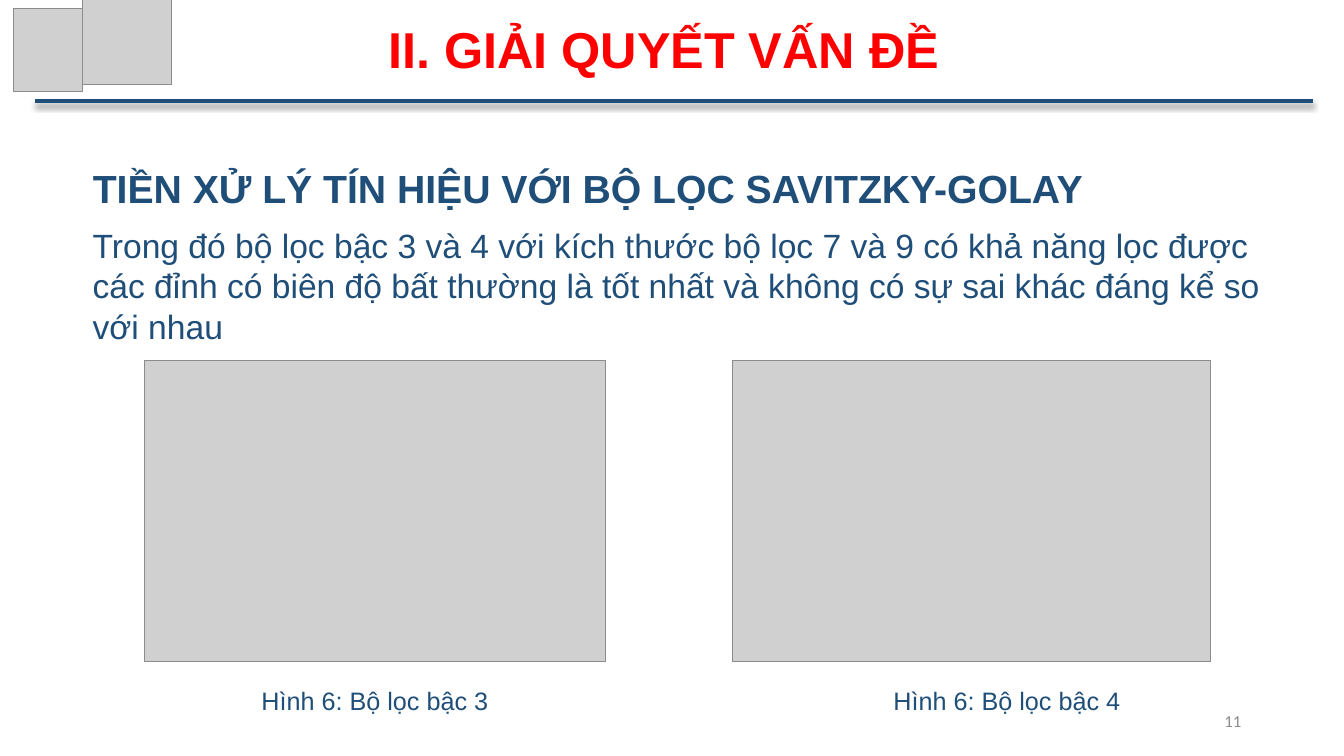
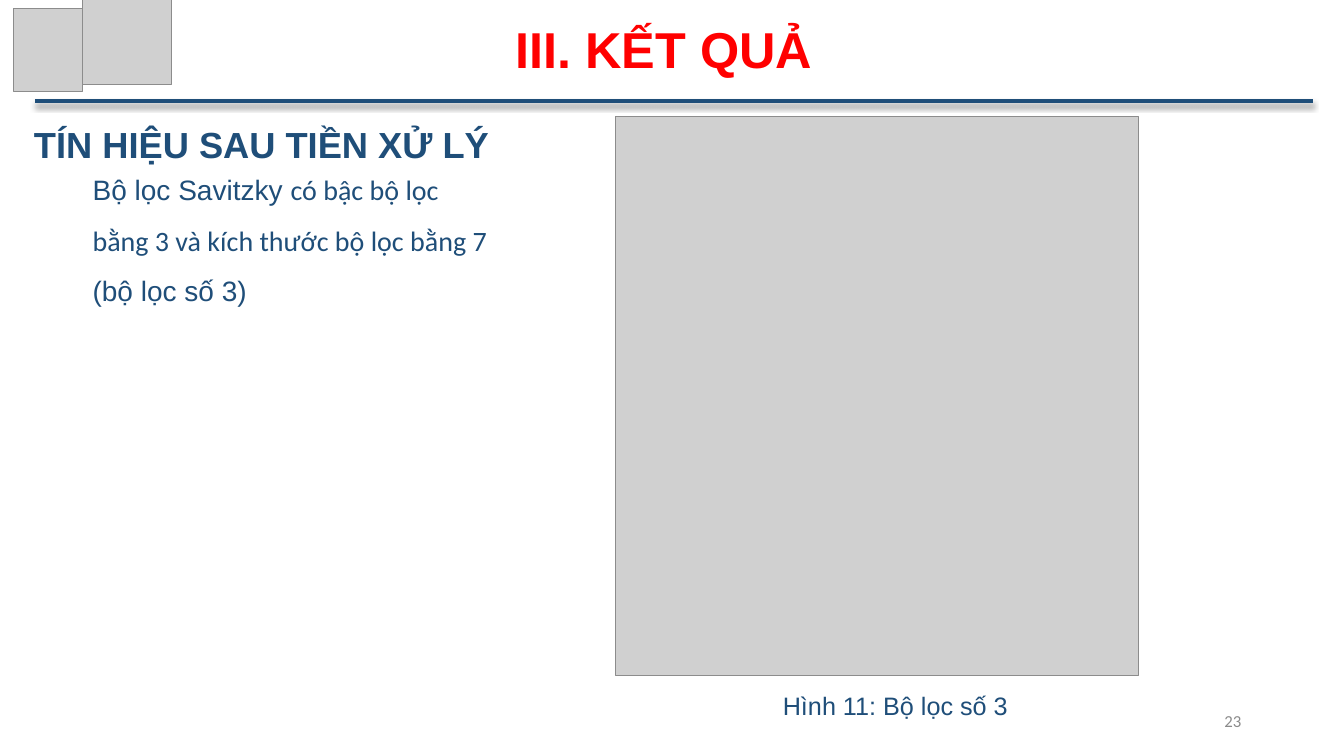
Before and after one commit to ThuTrongNguyen/Thesis, a slide deck: slide 23 of SlideBaoCao_NguyenTrongThu.pptx (slide 11 before the commit). Drawn at 1344x756 pixels with LibreOffice and Linux fonts; fonts in the diff are those of the drawing; grey boxes stand for pictures. Boxes give left, top, right and bottom in pixels: in the first picture for what was removed or moved away, otherwise in the second. Text is boxed around its words. In the diff, an @@ line names an element or a change of style, - is before the commit and + after.

```diff
--- a/SlideBaoCao_NguyenTrongThu.pptx
+++ b/SlideBaoCao_NguyenTrongThu.pptx
@@ text at bbox=[516, 28, 812, 78]: text changed @@
-II. GIẢI QUYẾT VẤN ĐỀ
+III. KẾT QUẢ
@@ picture added at bbox=[616, 117, 1138, 677] @@
@@ text added at bbox=[34, 130, 489, 165], 25.9 pt, text #1F4E79, bold @@
+TÍN HIỆU SAU TIỀN XỬ LÝ
@@ text removed at bbox=[93, 172, 1083, 210] @@
-TIỀN XỬ LÝ TÍN HIỆU VỚI BỘ LỌC SAVITZKY-GOLAY
@@ text added at bbox=[93, 179, 487, 306], 20 pt, text #1F4E79 @@
+Bộ lọc Savitzky có bậc bộ lọc bằng 3 và kích thước bộ lọc bằng 7 (bộ lọc số 3)
@@ text removed at bbox=[93, 233, 1259, 340] @@
-Trong đó bộ lọc bậc 3 và 4 với kích thước bộ lọc 7 và 9 có khả năng lọc được các đỉnh có biên độ bất thường là tốt nhất và không có sự sai khác đáng kể so với nhau
@@ picture removed at bbox=[144, 360, 606, 661] @@
@@ picture removed at bbox=[733, 360, 1211, 661] @@
@@ text removed at bbox=[261, 691, 488, 714] @@
-Hình 6: Bộ lọc bậc 3
@@ text at bbox=[783, 695, 1008, 719]: text changed @@
-Hình 6: Bộ lọc bậc 4
+Hình 11: Bộ lọc số 3
@@ page number at bbox=[1224, 716, 1241, 727]: text changed @@
-11
+23
```
Also in this commit, not shown: 13 other slides changed, 7 slides added.
